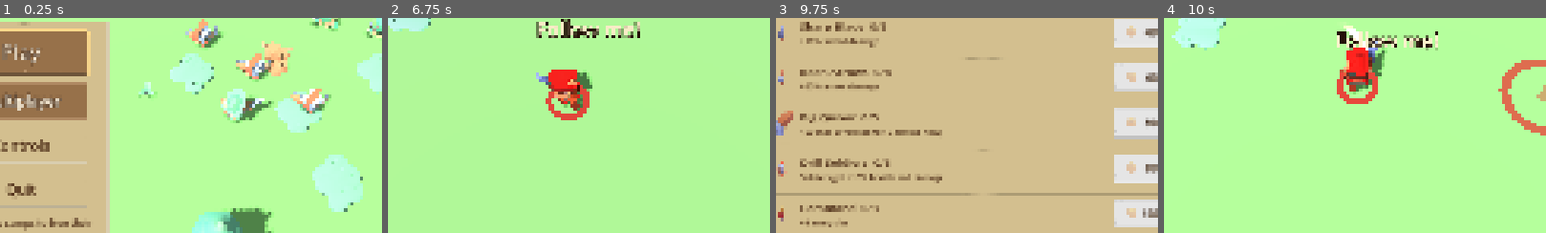
Above: before the commit, frames 1-4 (left to right).
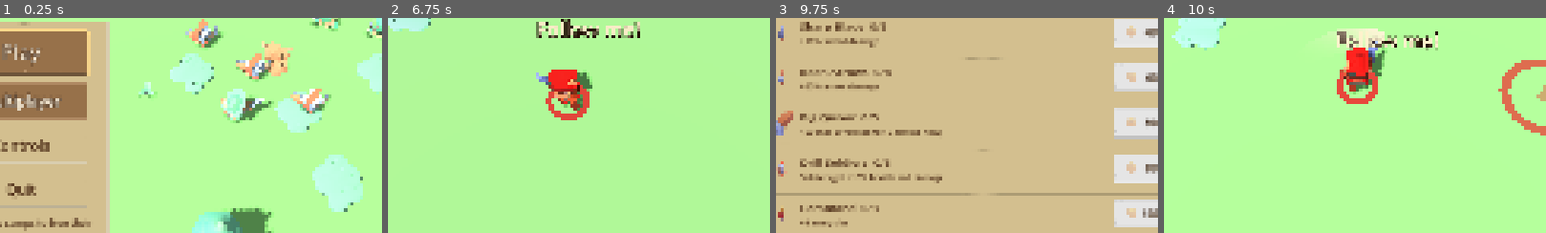
Above: after the commit, the same moments.

Repository: HasanAlilhadi/Brawlly
Game: Godot game, scene res://scenes/ui/main_menu.tscn
Same seed, same stepped clock (60 frames per second), same inputs: the game is played once before the commit and once after it.
Inputs (mouse positions are % of the whole screen's width and height, from its top left):
- Up to frame 1 (0.25 s): no input
- Up to frame 2 (6.75 s): click "Play" at 0.5 s; click "Normal" at 1.25 s; click "Normal" at 2 s; click "Start" at 2.75 s; tap Enter at 3.5 s; move the mouse to (72, 45) at 3.52 s; press the mouse at (72, 45) at 3.53 s; hold D (move_right) 3.53-4.25 s; tap B (shop) at 3.77 s; tap Middle mouse button (ping) at 3.8 s; release the mouse at (72, 45) at 4.25 s; drag from (30, 55) to (45, 70) at 4.27 s; move the mouse to (60, 28) at 5.02 s; hold D (move_right) 5.03-5.75 s; hold Middle mouse button (ping) 5.03-5.75 s; right-click (60, 28) at 5.1 s; drag from (45, 70) to (20, 35) at 5.77 s; move the mouse to (80, 65) at 6.52 s; hold A (move_left) from 6.53 s (still down); hold Middle mouse button (ping) from 6.53 s (still down); tap 1 (army_follow) at 6.6 s
- Up to frame 3 (9.75 s): tap B (shop) at 6.77 s; release A (move_left) at 7.25 s; release Middle mouse button (ping) at 7.25 s; tap Space (shoot) at 7.25, 8.75 s; drag from (20, 35) to (35, 25) at 7.27 s; tap Enter at 8, 9.5 s; move the mouse to (55, 50) at 8.02 s; press the mouse at (55, 50) at 8.03 s; hold S (move_down) 8.03-8.75 s; tap Middle mouse button (ping) at 8.3 s; release the mouse at (55, 50) at 8.75 s; drag from (35, 25) to (30, 55) at 8.77 s; move the mouse to (72, 45) at 9.52 s; hold W (move_up) from 9.53 s (still down); hold Space (shoot) from 9.53 s (still down)
- Up to frame 4 (10 s): keep holding W (move_up); keep holding Space (shoot); tap B (shop) at 9.77 s; tap Middle mouse button (ping) at 9.8 s
The pictures show only the part of the screen within x 24-74%, y 31-81%; the shares and areas given below are measured in that part.

Frames 1-3 are identical in both runs. In frame 4, 0.8% of the frame differs, in the area x 42-58%, y 3-16%.

Commit message:
Replace the sword slash sprite with a sweeping swing arc
The flat slash texture showed up as an overexposed streak off to one side. HitFx.swing_arc() draws a
curved ribbon around the player through the hit wedge (sized to the melee reach): it sweeps across
120 degrees with a bright leading edge and a fading tail, then fades out.

Co-Authored-By: Claude Opus 5.5 <noreply@anthropic.com>

Diff:
--- a/scenes/characters/player.gd
+++ b/scenes/characters/player.gd
@@ -31,7 +31,6 @@
 ## Aim line length on the ground (arrows fly farther: speed × lifetime of the arrow scene).
 const AIM_LINE_LENGTH: float = 5.0
 const AIM_LOCK_TEXTURE := preload("res://assets/vfx/light_masks/circle_rings_b.png")
-const SLASH_TEXTURE := preload("res://assets/vfx/particles/slash_03.png")
 ## Aimed sword swings snap to an enemy within this angle / distance.
 const MELEE_ASSIST_DEGREES: float = 35.0
 const MELEE_ASSIST_RANGE: float = 2.4
@@ -222,19 +221,19 @@
 	source.free()
 
 
-## Sword swings (every peer): a slash arc sweeps in front on the strike frame.
+## Sword swings (every peer): a swing trail sweeps through the hit wedge around the strike frame.
 func _play_action_local(anim_name: String, duration: float, release_arms: int) -> void:
 	super(anim_name, duration, release_arms)
 	if anim_name.begins_with("attack-melee"):
-		get_tree().create_timer(attack_hit_delay / anim_speed * 0.8).timeout.connect(_slash_fx)
+		get_tree().create_timer(attack_hit_delay / anim_speed * 0.55).timeout.connect(_slash_fx)
 
 
 func _slash_fx() -> void:
 	if is_dead or not is_inside_tree():
 		return
 	var forward := facing()
-	HitFx.slash(global_position + forward * 0.75 + Vector3(0, 0.55, 0), atan2(forward.x, forward.z),
-			SLASH_TEXTURE, Color(1.6, 1.45, 1.1), melee_range * 2.4, 0.24)
+	HitFx.swing_arc(global_position + Vector3(0, 0.5, 0), atan2(forward.x, forward.z), melee_range * 1.25 + 0.3,
+			Color(1.0, 0.96, 0.85))
 
 
 ## Only the arm with the weapon in hand holds it; downed archers crawl with both arms.
--- a/scripts/game/hit_fx.gd
+++ b/scripts/game/hit_fx.gd
@@ -23,6 +23,7 @@
 
 static var _burst_meshes: Dictionary = {}
 static var _flash_materials: Dictionary = {}
+static var _arc_material: StandardMaterial3D
 static var _stop_until_ms: int = 0
 static var _kick_frame: int = -1
 
@@ -119,34 +120,53 @@
 	tween.chain().tween_callback(sprite.queue_free)
 
 
-## A flat additive sprite lying in the swing plane (yaw = facing, like `atan2(x, z)`), sweeping and fading out.
-static func slash(at: Vector3, yaw: float, texture: Texture2D, color: Color, size: float, lifetime: float = 0.2) -> void:
-	if not is_instance_valid(world) or texture == null:
-		return
-	if not _flash_materials.has(texture):
-		var material := StandardMaterial3D.new()
-		material.albedo_texture = texture
-		material.shading_mode = BaseMaterial3D.SHADING_MODE_UNSHADED
-		material.transparency = BaseMaterial3D.TRANSPARENCY_ALPHA
-		material.blend_mode = BaseMaterial3D.BLEND_MODE_ADD
-		material.cull_mode = BaseMaterial3D.CULL_DISABLED
-		material.albedo_color = color
-		_flash_materials[texture] = material
-	var quad := PlaneMesh.new()
-	quad.size = Vector2.ONE
-	var sprite := MeshInstance3D.new()
-	sprite.mesh = quad
-	sprite.material_override = _flash_materials[texture]
-	sprite.cast_shadow = GeometryInstance3D.SHADOW_CASTING_SETTING_OFF
-	world.add_child(sprite)
-	sprite.global_position = at
-	sprite.rotation.y = yaw + PI
-	sprite.scale = Vector3.ONE * size * 0.75
-	var tween := sprite.create_tween().set_parallel(true)
-	tween.tween_property(sprite, "scale", Vector3.ONE * size, lifetime).set_ease(Tween.EASE_OUT)
-	tween.tween_property(sprite, "rotation:y", yaw + PI - 0.5, lifetime).from(yaw + PI + 0.5).set_ease(Tween.EASE_OUT)
-	tween.tween_property(sprite, "transparency", 1.0, lifetime).from(0.0).set_ease(Tween.EASE_IN)
-	tween.chain().tween_callback(sprite.queue_free)
+## Sword swing trail: a curved ribbon around `center` (flat, at its height) that sweeps across
+## `arc_degrees` in front of `yaw` (like `atan2(x, z)`), bright at the blade and fading behind it.
+static func swing_arc(center: Vector3, yaw: float, radius: float, color: Color, arc_degrees: float = 120.0,
+		lifetime: float = 0.26) -> void:
+	if not is_instance_valid(world):
+		return
+	if _arc_material == null:
+		_arc_material = StandardMaterial3D.new()
+		_arc_material.shading_mode = BaseMaterial3D.SHADING_MODE_UNSHADED
+		_arc_material.transparency = BaseMaterial3D.TRANSPARENCY_ALPHA
+		_arc_material.vertex_color_use_as_albedo = true
+		_arc_material.cull_mode = BaseMaterial3D.CULL_DISABLED
+	var mesh := ImmediateMesh.new()
+	var ribbon := MeshInstance3D.new()
+	ribbon.mesh = mesh
+	ribbon.cast_shadow = GeometryInstance3D.SHADOW_CASTING_SETTING_OFF
+	world.add_child(ribbon)
+	ribbon.global_position = center
+	var half := deg_to_rad(arc_degrees) * 0.5
+	var tween := ribbon.create_tween()
+	tween.tween_method(func(t: float) -> void: _draw_arc(mesh, yaw, half, radius, color, t), 0.0, 1.0, lifetime)
+	tween.tween_callback(ribbon.queue_free)
+
+
+static func _draw_arc(mesh: ImmediateMesh, yaw: float, half: float, radius: float, color: Color, t: float) -> void:
+	mesh.clear_surfaces()
+	# The blade sweeps from +half to -half (eased); the trail behind it is ~70% of the arc, and the
+	# whole ribbon fades over the last part.
+	var head := lerpf(half, -half, 1.0 - pow(1.0 - minf(t * 1.4, 1.0), 2.0))
+	var tail := minf(head + half * 2.0 * 0.7, half)
+	if tail - head < 0.02:
+		return
+	var fade := clampf((1.0 - t) / 0.35, 0.0, 1.0)
+	var steps := 14
+	var inner := radius * 0.4
+	mesh.surface_begin(Mesh.PRIMITIVE_TRIANGLE_STRIP, _arc_material)
+	for i in steps + 1:
+		var k := float(i) / steps  # 0 at the blade, 1 at the end of the trail
+		var a := yaw + lerpf(head, tail, k)
+		var dir := Vector3(sin(a), 0.0, cos(a))
+		var alpha := pow(1.0 - k, 1.6) * fade
+		var width := lerpf(1.0, 0.45, k)
+		mesh.surface_set_color(Color(color, alpha * 0.3))
+		mesh.surface_add_vertex(dir * lerpf(radius, inner, width))
+		mesh.surface_set_color(Color(color, minf(alpha * 1.3, 1.0)))
+		mesh.surface_add_vertex(dir * radius)
+	mesh.surface_end()
 
 
 static func _flash_material(texture: Texture2D, additive: bool) -> StandardMaterial3D:
